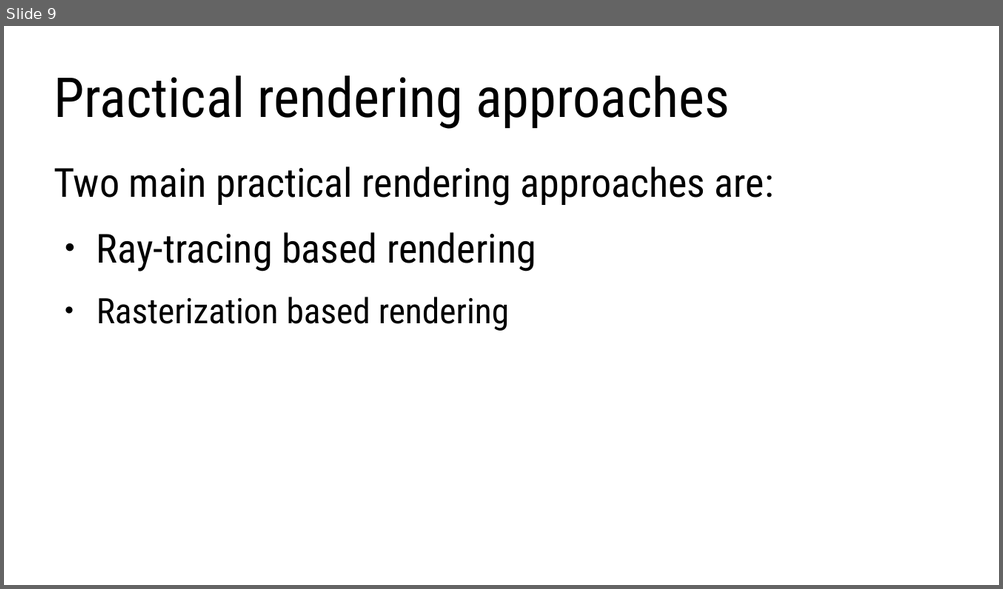
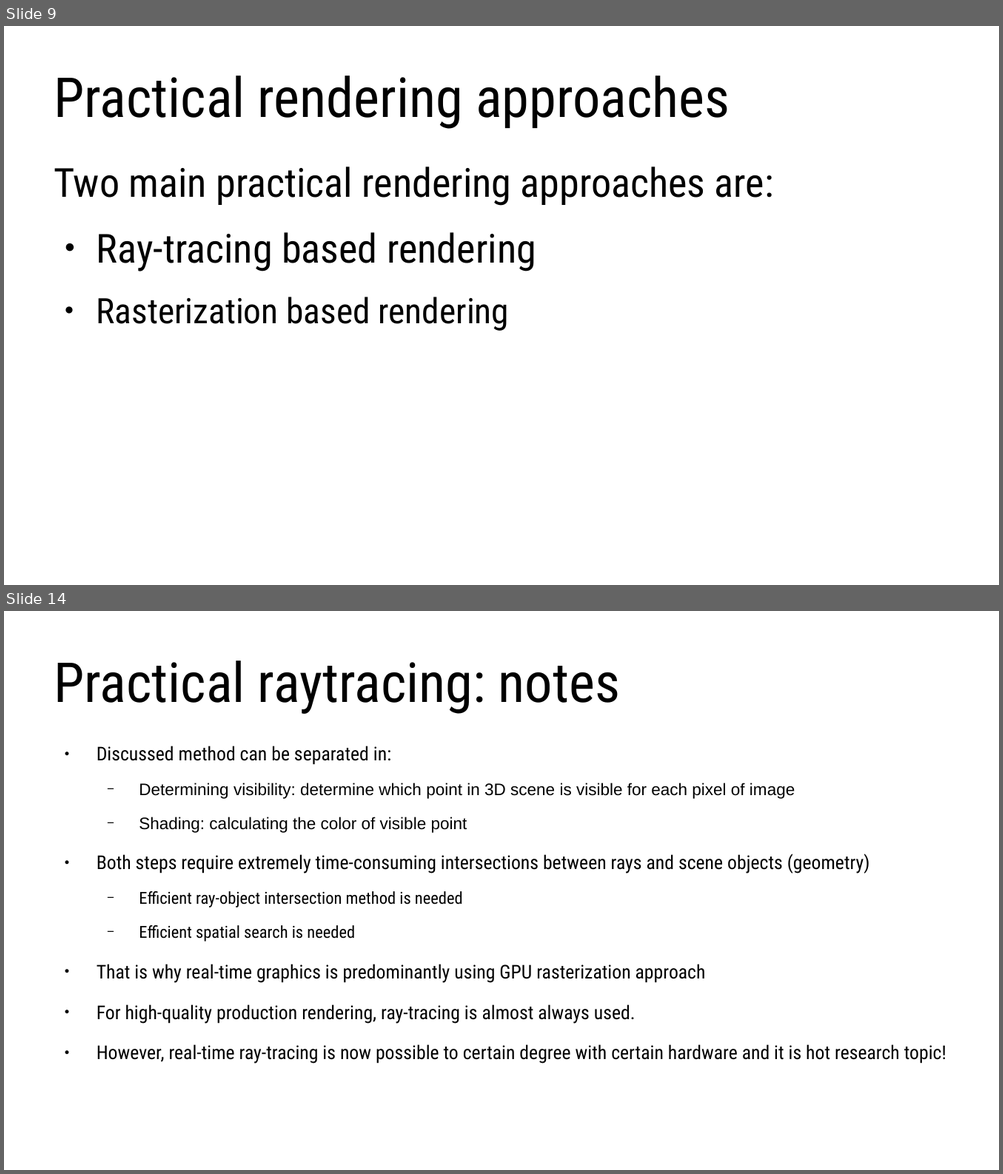
Before and after one commit to lorentzo/IntroductionToComputerGraphics, a slide deck: lectures/foundations_rendering/foundations_rendering.odp. Shown one above the other, each under a label of ours: slide 9 before the commit, slides 9 and 14 after it; the slides between them are not shown. The pictures are 1003x589 and 1003x1174 pixels, drawn with LibreOffice and Linux fonts; fonts in the diff are those of the drawing. Boxes give left, top, right and bottom in pixels: in the first picture for what was removed or moved away, otherwise in the second. Text is boxed around its words. In the diff, an @@ line names an element or a change of style, - is before the commit and + after.

Commit message:
updating foundations of rendering

```diff
--- a/lectures/foundations_rendering/foundations_rendering.odp
+++ b/lectures/foundations_rendering/foundations_rendering.odp
@@ slide 14 added at [4, 611, 999, 1170], background #FFFFFF @@
@@ title added at [54, 661, 620, 714], 44 pt, text #000000 @@
+Practical raytracing: notes
@@ text added at [96, 746, 946, 1064], 15.2 pt, text #000000 @@
+● Discussed method can be separated in:
+  − Determining visibility: determine which point in 3D scene is visible for each pixel of image
+  − Shading: calculating the color of visible point
+● Both steps require extremely time-consuming intersections between rays and scene objects (geometry)
+  − Efficient ray-object intersection method is needed
+  − Efficient spatial search is needed
+● That is why real-time graphics is predominantly using GPU rasterization approach
+● For high-quality production rendering, ray-tracing is almost always used.
+● However, real-time ray-tracing is now possible to certain degree with certain hardware and it is hot research topic!
```
Also in this commit, not shown: 5 other slides added, 1 slide removed, 3 other files.
